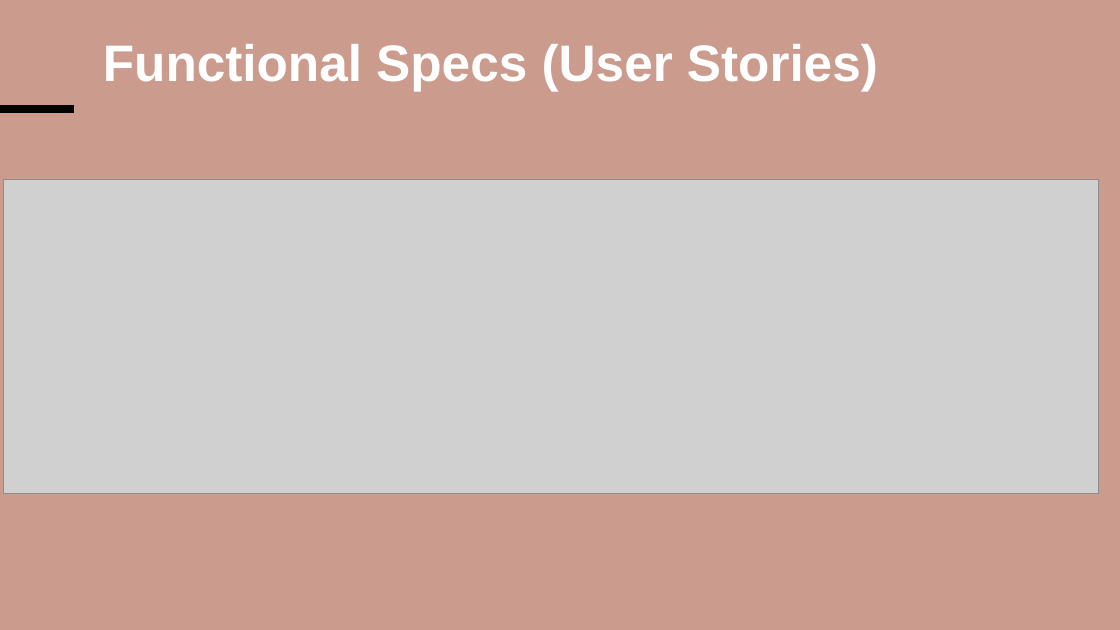
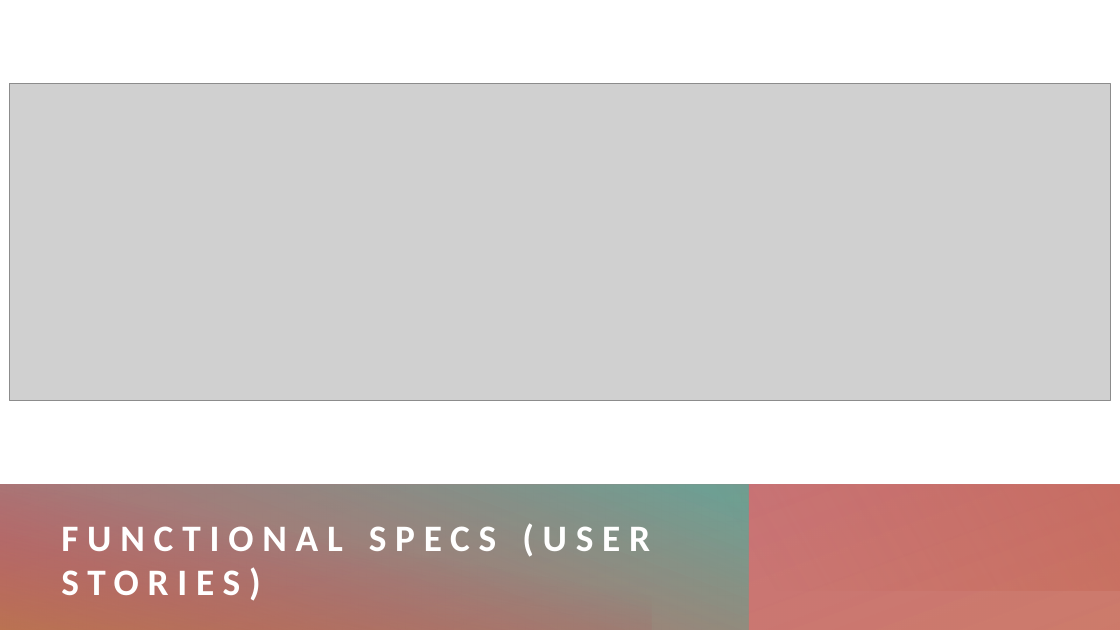
Before and after one commit to zdisanto/RevolutionArt, a slide deck: slide 11 of CS691_FinalPresentation/18. Team-1_PresentationPowerPoint.pptx. Drawn at 1120x630 pixels with LibreOffice and Linux fonts; fonts in the diff are those of the drawing; grey boxes stand for pictures. Boxes give left, top, right and bottom in pixels: in the first picture for what was removed or moved away, otherwise in the second. Text is boxed around its words. In the diff, an @@ line names an element or a change of style, - is before the commit and + after.

```diff
--- a/CS691_FinalPresentation/18. Team-1_PresentationPowerPoint.pptx
+++ b/CS691_FinalPresentation/18. Team-1_PresentationPowerPoint.pptx
@@ background #CB9C8E to #FFFFFF @@
@@ rectangle added at [0,0,1120,630], fill #FFFFFF @@
@@ picture: place and size @@
-picture at [4,180,1099,493]
+picture at [9,84,1111,401]
@@ line removed from (0, 109) to (74, 109) @@
@@ rectangle added at [0,485,1120,630], fill gradient #C3604D to #B13B58 @@
@@ rectangle added at [0,485,749,630], fill gradient #46B4A1 to #C3604D @@
@@ rectangle added at [0,484,652,630], fill gradient #B13B58 to #B1803B @@
@@ rectangle added at [453,485,1120,591], fill gradient #C3604D @@
@@ title at [61,523,650,601]: text changed; size 44 to 32 pt; font Arial to Calibri @@
-Functional Specs (User Stories)
+FUNCTIONAL SPECS (USER STORIES)
@@ title "FUNCTIONAL SPECS (USER STORIES)" at [61,523,650,601]: vertical alignment top to middle @@
@@ rectangle added at [0,588,1120,630], fill gradient #B13B58 to #C3604D @@
@@ rectangle added at [0,588,1120,630], fill gradient #B13B58 to #C3604D @@
@@ rectangle added at [371,588,1120,630], fill gradient #8FD3C7 to #46B4A1 @@
@@ rectangle added at [371,588,1120,630], fill gradient #8FD3C7 to #46B4A1 @@
```
Also in this commit, not shown: 11 other slides changed, 2 slides added, 2 slides removed.
